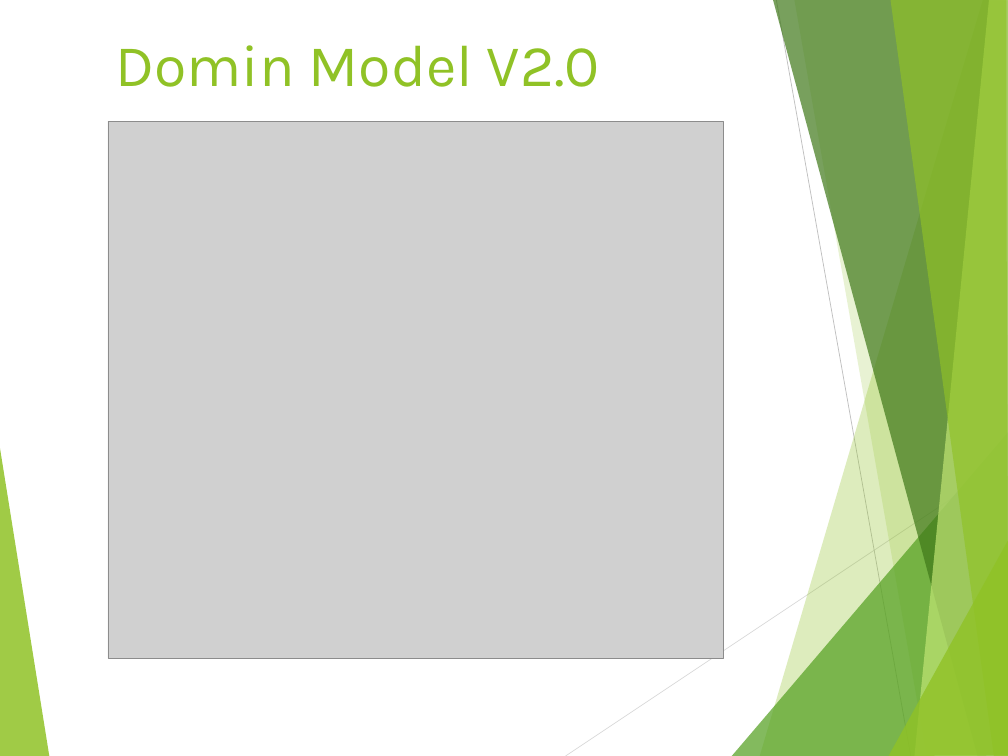
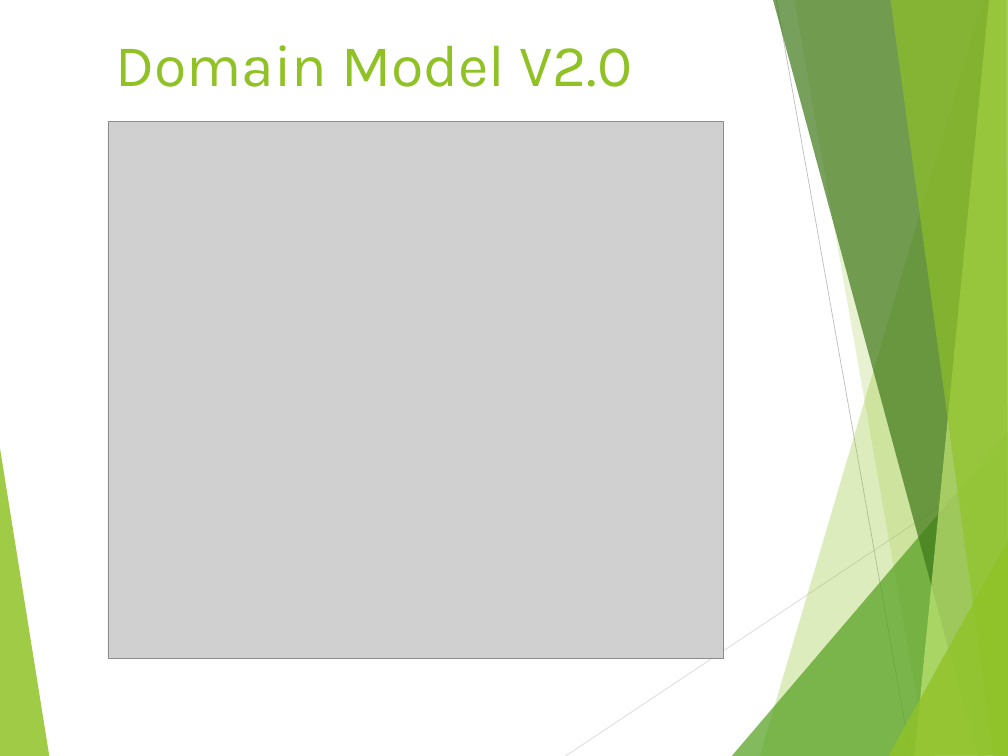
Before and after one commit to Haizhepi/BearRides, a slide deck: slide 5 of Documentation/Iteration2.pptx. Drawn at 1008x756 pixels with LibreOffice and Linux fonts; fonts in the diff are those of the drawing; grey boxes stand for pictures. Boxes give left, top, right and bottom in pixels: in the first picture for what was removed or moved away, otherwise in the second. Text is boxed around its words. In the diff, an @@ line names an element or a change of style, - is before the commit and + after.

Commit message:
Updated Domain Model

```diff
--- a/Documentation/Iteration2.pptx
+++ b/Documentation/Iteration2.pptx
@@ title at bbox=[115, 45, 632, 87]: text changed @@
-Domin Model V2.0
+Domain Model V2.0
```
Also in this commit, not shown: 6 other files.
